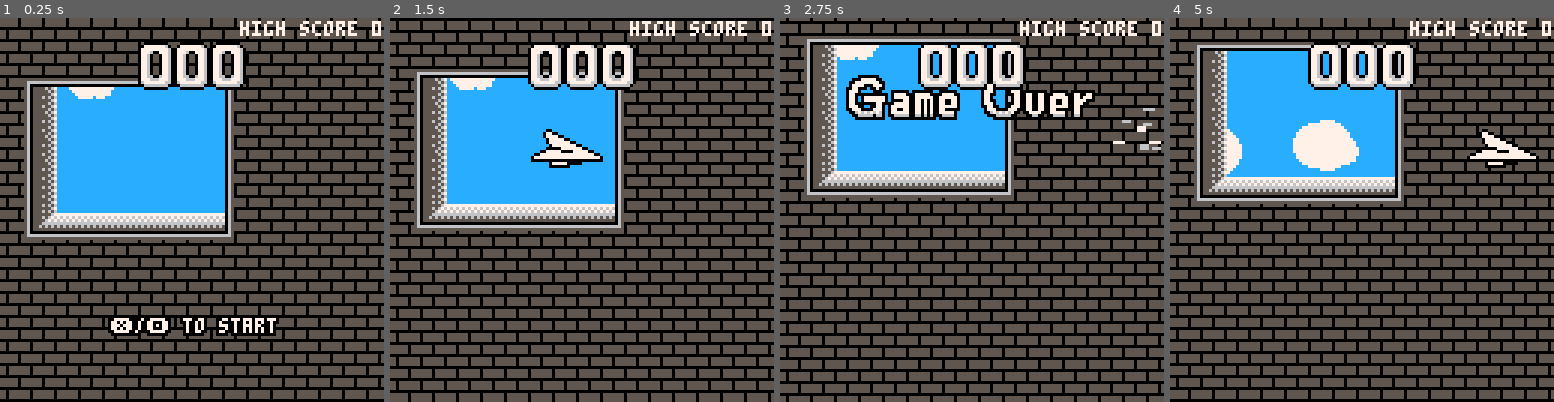
Above: before the commit, frames 1-4 (left to right).
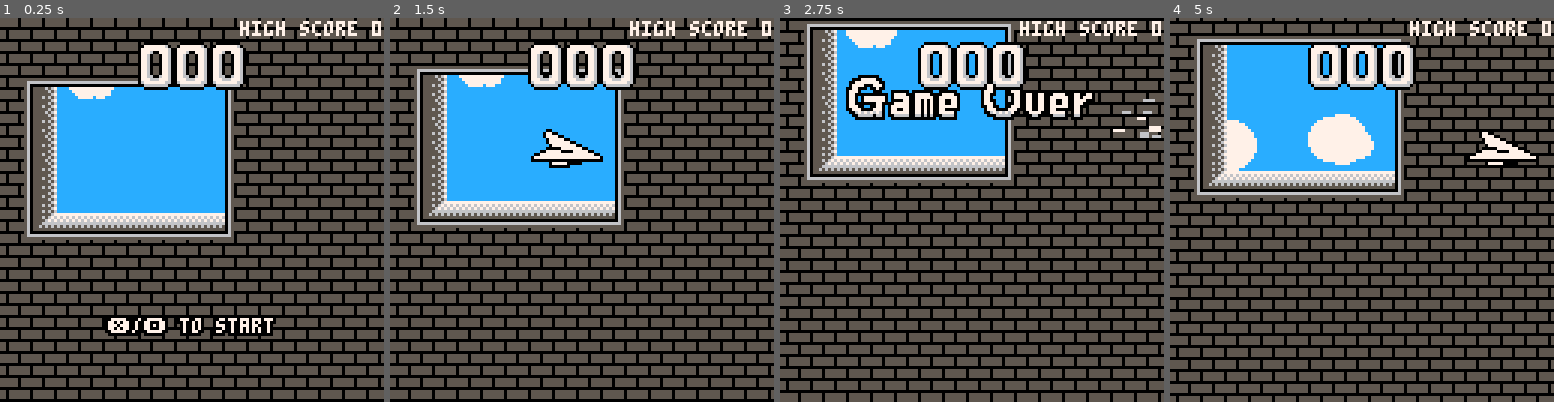
Above: after the commit, the same moments.

Repository: cbrwn/pico8carts
Game: PICO-8 cartridge plane.p8
Two runs of this game, one before a commit and one after it. Both use one fixed random seed, a clock stepped at 60 frames per second and the inputs below.
Inputs:
- Up to frame 1 (0.25 s): no input
- Up to frame 2 (1.5 s): tap X (X key) at 0.33, 1.07 s; tap O (Z key) at 0.7 s
- Up to frame 3 (2.75 s): hold Right 1.6-2.1 s; tap O (Z key) at 1.7, 2.1, 2.5 s; tap X (X key) at 1.85 s; hold Up 2.15-2.42 s; hold Right from 2.47 s (still down)
- Up to frame 4 (5 s): tap O (Z key) every 0.4 s from 2.9 to 4.9 s; tap X (X key) at 2.97, 4.08 s; release Right at 3.03 s; hold Left 3.08-3.58 s; hold Down 3.63-3.97 s; hold Right 4.02-4.68 s; hold Up from 4.73 s (still down)

The runs differ from the first frame. In frame 1, 1.0% of the frame differs, in the area x 27-73%, y 78-83%; in frame 2, 38%; in frame 3, 50%, in the area x 0-100%, y 0-100%; in frame 4, 44%.

Commit message:
bad tutorial

Diff:
--- a/plane.p8
+++ b/plane.p8
@@ -4,9 +4,6 @@
 --paper plane
 --@z6v / cmrn.io
 
---clone of the wonderful paper
---plane game from warioware inc
---on gba
 cartdata("cmrn_plane")
 
 transcolor=3
@@ -24,10 +21,6 @@
 function _draw()
 	if(gs.draw)gs.draw()
 end
-
---/=/=/=/=/=/=/=/=/=/=/=/=/=/=/=
--- menu state end
---/=/=/=/=/=/=/=/=/=/=/=/=/=/=/=
 
 --==============================
 -- game state start
@@ -46,7 +39,8 @@
 	windist=40
 	winpos=0
 
-	fallspeed=0.5
+	dfallspeed=0.6
+	fallspeed=dfallspeed
 	fd=0--fall distance
 	spawndist=0
 	bgpos=0
@@ -60,14 +54,29 @@
 	score=-1
 	hiscore=dget(1)
 
+	donetutor=dget(2)
+	tutorial=(donetutor!=1)
+
 	deadtime=0
 
+	--starting window for plane
+	-- to fly through
 	make_window(8,20)
 end
 
 function _ug()
+	--tutorial stuff
+	if tutorial and not plane.frozen then
+		if keypressed(5) then
+			tutorial=false
+			dset(2,1)
+		end
+	end
+
 	local tfs=abs(abs(plane.d)-5)/2
 	if(plane.starting)tfs=0
+
+	fallspeed+=(dfallspeed-fallspeed)*0.05
 
 	if(plane.frozen)deadtime+=1
 
@@ -101,17 +110,19 @@
 
 	fd+=falldist
 
-	--wall spawning
-	spawndist+=falldist
-	if spawndist >= dbw then
-		local df=spawndist-dbw
-		spawnwall(130-df)
-		score+=1
-		spawndist=0
-
-		if clampedscore()>hiscore then
-			hiscore=clampedscore()
-			dset(1,hiscore)
+	if not tutorial then
+		--wall spawning
+		spawndist+=falldist
+		if spawndist >= dbw then
+			local df=spawndist-dbw
+			spawnwall(130-df)
+			if(not plane.dead)score+=1
+			spawndist=0
+
+			if clampedscore()>hiscore then
+				hiscore=clampedscore()
+				dset(1,hiscore)
+			end
 		end
 	end
 
@@ -153,14 +164,18 @@
 
  if deadtime>60*5 and plane.dead then
  	if sin(deadtime/120)>-0.5 then
- 		printbc("❎/🅾️ to restart",61,80,7,0)
+ 		printbc("❎/🅾️ to restart",60,80,7,0)
  	end
  end
 
  if plane.frozen then
  	if sin((deadtime-50)/100)>-0.7 then
- 		printbc("❎/🅾️ to start",61,100,7,0)
+ 		printbc("❎/🅾️ to start",60,100,7,0)
  	end
+ elseif tutorial then
+ 	printbc("⬅️ ➡️ to steer",60,90,7,0)
+ 	printbc("avoid obstacles",64,98,7,0)
+ 	printbc("❎ got it!",60,108,11,0)
  end
 end
 
@@ -199,7 +214,7 @@
 		make_wall(-10,y,mpos-gap,y+wallheight)
 		--right wall
 		make_wall(mpos+gap,y,138,y+wallheight)
-	elseif kind==2 then
+	elseif kind==2 then--end of phase walls
 		local wdth=40
 		local hght=dbw-8
 		if wtp != 29 then
@@ -213,9 +228,10 @@
 		--start new phase
 		phase+=1
 		wtp=0
-		--cap wallheight but not speed
+		--cap wallheight
 		if(wallheight<36)wallheight+=8
-		fallspeed+=0.1
+		--but not speed
+		dfallspeed+=0.06
 	end
 end
 
@@ -257,7 +273,7 @@
 
 function update_plane(p)
 	if p.frozen then
-		if(btnp(4) or btnp(5))p.frozen=false
+		if(keypressed(4) or keypressed(5))p.frozen=false
 		return
 	end
 	if p.starting then
@@ -331,7 +347,8 @@
 		local py=p.y
 		make_particle(px,py,sign(p.d))
 	end
-	fallspeed=0
+	sfx(1)
+	dfallspeed=0
 	deadtime=0
 	p.dead=true
 	del(actors,p)
@@ -412,6 +429,7 @@
 
 function make_particle(x,y,d)
 	local p={x=x,y=y,w=rnd(1)+2,h=rnd(1)+2}
+	p.static=true
 	d=d or 1
 	p.bh=p.h--base height
 	p.dx=-rnd(1)*d
@@ -545,11 +563,12 @@
 	rectfill(w.x+2,w.y+2,w.x+wsprites.x+3,w.y+wsprites.y+3,0)
 	sspr(wspritep.x,wspritep.y,wsprites.x,wsprites.y,w.x+3,w.y+3)
 
+	--outside
 	clip(w.x+11,w.y+3,56,42)
 	rectfill(0,0,127,127,w.sky)
-	local df=w.by-w.y
+	local df=w.by-w.y--used for parallaxing
 	for c in all(w.cloud) do
-		if(c.d==10)c.x-=0.04
+		if(c.d==10)c.x-=0.005--move left a little
 		circfill(w.x+c.x,w.y+c.y+(df/c.d),c.s,c.c)
 	end
 	clip()
@@ -559,13 +578,13 @@
 --game over text--
 ------------------
 
+--sprite info
 local gos={x=24,y=32,w=83,h=16}
 function make_gameover()
 	local g={x=64-gos.w/2,y=-20,dx=0,dy=0}
 
 	g.ground=54
 	g.falling=true
-	g.bounces=0
 	g.update=update_gameover
 	g.draw=draw_gameover
 
@@ -673,6 +692,7 @@
 	return s
 end
 
+--print bordered text
 function printb(s,x,y,c,b)
 	b=b or 0
 	print(s,x-1,y,b)
@@ -686,6 +706,7 @@
 	print(s,x,y,c)
 end
 
+--printb but centered
 function printbc(s,x,y,c,b)
 	printb(s,x-(#s*2),y,c,b)
 end
Not shown, changed: 48 lines of the sprite sheet (__gfx__) section of plane.p8
Not shown, changed: the sound effects (__sfx__) section of plane.p8
Not shown, changed: png/plane.p8.png
